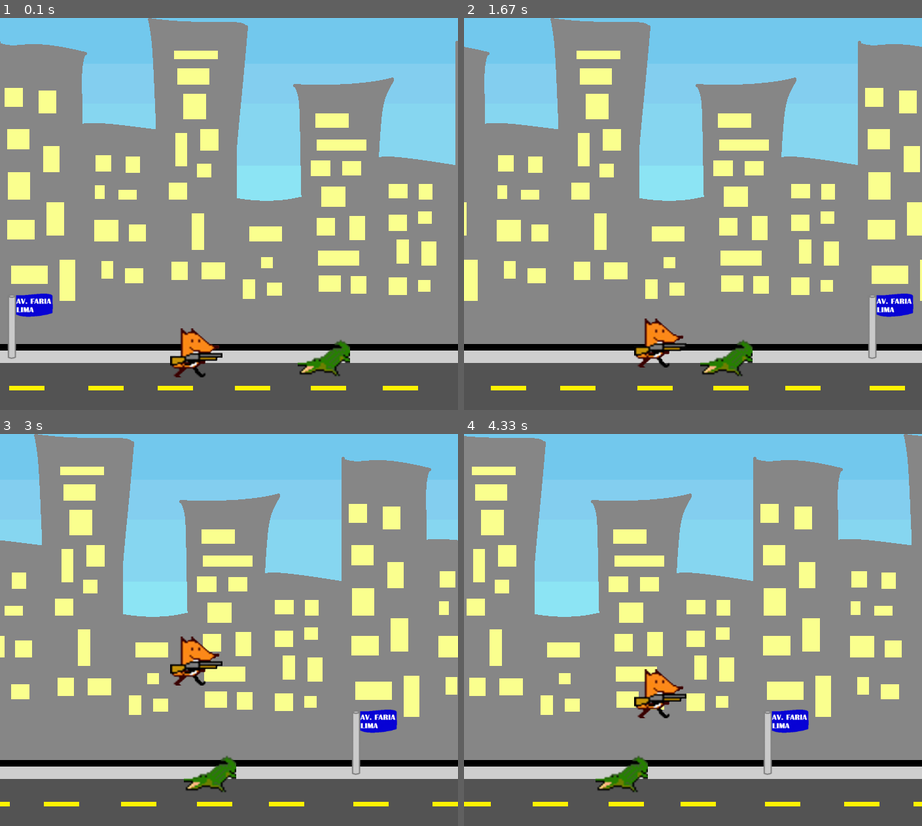
Above: before the commit, frames 1-4 (two rows, left to right).
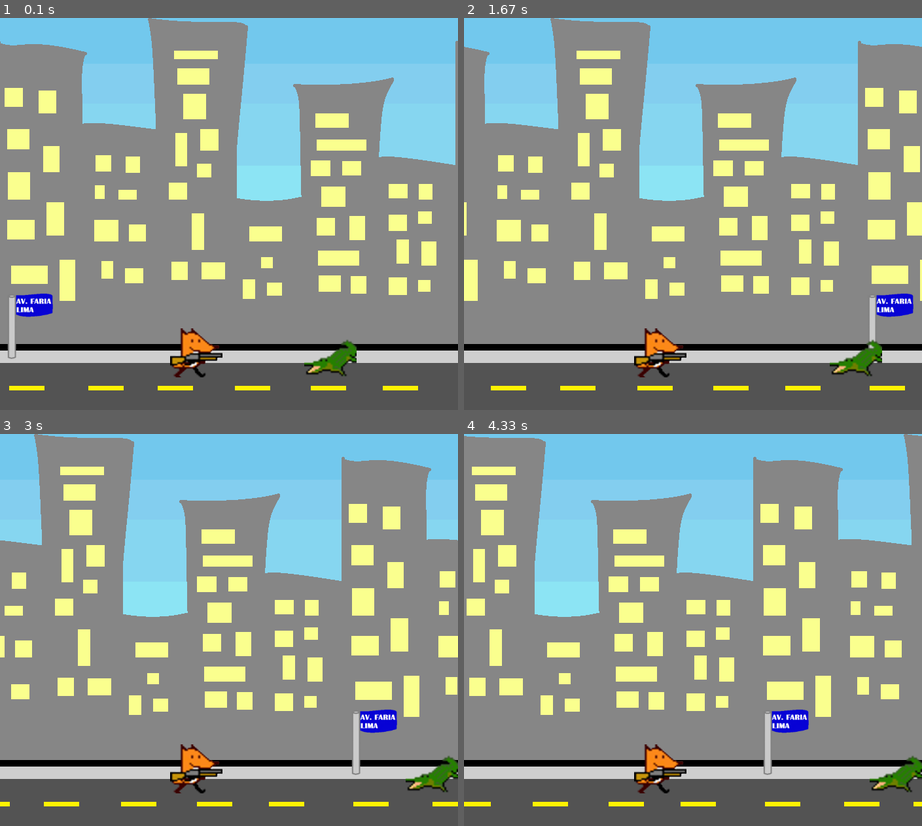
Above: after the commit, the same moments.

Repository: brunameinberg/projetofinalpygame
Game: pygame game, started from enterga1.py
Same seed, same stepped clock (60 frames per second), same inputs: the game is played once before the commit and once after it.
Inputs:
- Up to frame 1 (0.1 s): no input
- Up to frame 2 (1.67 s): tap Enter at 0.33 s
- Up to frame 3 (3 s): tap Space at 1.67, 2.07, 2.37, 2.57, 2.9 s
- Up to frame 4 (4.33 s): tap Space at 3.2, 3.4, 3.7, 3.97, 4.3 s

The runs differ from the first frame. In frame 1, 0.5% of the frame differs, in the area x 65-78%, y 82-92%; in frame 2, 1.9%; in frame 3, 2.4%; in frame 4, 2.5%, in the area x 28-100%, y 60-92%.

Commit message:
minha alteracao

Diff:
--- a/enterga1.py
+++ b/enterga1.py
@@ -11,13 +11,14 @@
 # ----- Inicia estruturas de dados
 game = True
 
+
+
 # ----- Inicia assets
 
 altura_jacare = 75
 largura_jacare = 80
 altura_fox = 75
 largura_fox = 80
-#C:/Users/lucas/Documents/Insper/1Semestre/Dessoft 2021.2/github/projetofinalpygame/
 fundo_de_tela = pygame.image.load('imagens/fundo.png').convert_alpha()
 fundo_de_tela = pygame.transform.scale(fundo_de_tela, (largura, altura))
 fundo_de_tela2 = pygame.image.load('imagens/fundo.png').convert_alpha()
@@ -54,10 +55,7 @@
             self.rect.right = largura
         if self.rect.left < 0:
             self.rect.left = 0
-        if self.rect.bottom==350:
-            self.speedy=5
-        if self.rect.bottom>550:
-            self.rect.bottom=550
+
 class Jacare(pygame.sprite.Sprite):
     def __init__(self, img):
         # Construtor da classe mãe (Sprite).
@@ -67,7 +65,7 @@
         self.rect = self.image.get_rect()
         self.rect.centerx = 500
         self.rect.bottom = 550
-        self.speedx = -1
+        self.speedx = 1
         self.speedy = 0
 
     def update(self):
@@ -99,8 +97,6 @@
         # ----- Verifica consequências
         if event.type == pygame.QUIT:
             game = False
-        if event.type == pygame.KEYUP:
-            jogador.speedy=-5 #faz a raposa subir com 5 de velocidade
 
     # atualiza posição ( por enquanto zerada)7
     jogador.update()
@@ -109,7 +105,7 @@
     # ----- Gera saídas
     window.fill((0, 0, 0))  # Preenche com a cor branca
     window.blit(fundo_de_tela, (x, 0))
-    window.blit(fundo_de_tela2, ((700+x), 0))
+    window.blit(fundo_de_tela, ((700+x), 0))
     window.blit(jogador.image, jogador.rect)
     window.blit(inimigo.image, inimigo.rect)
 
